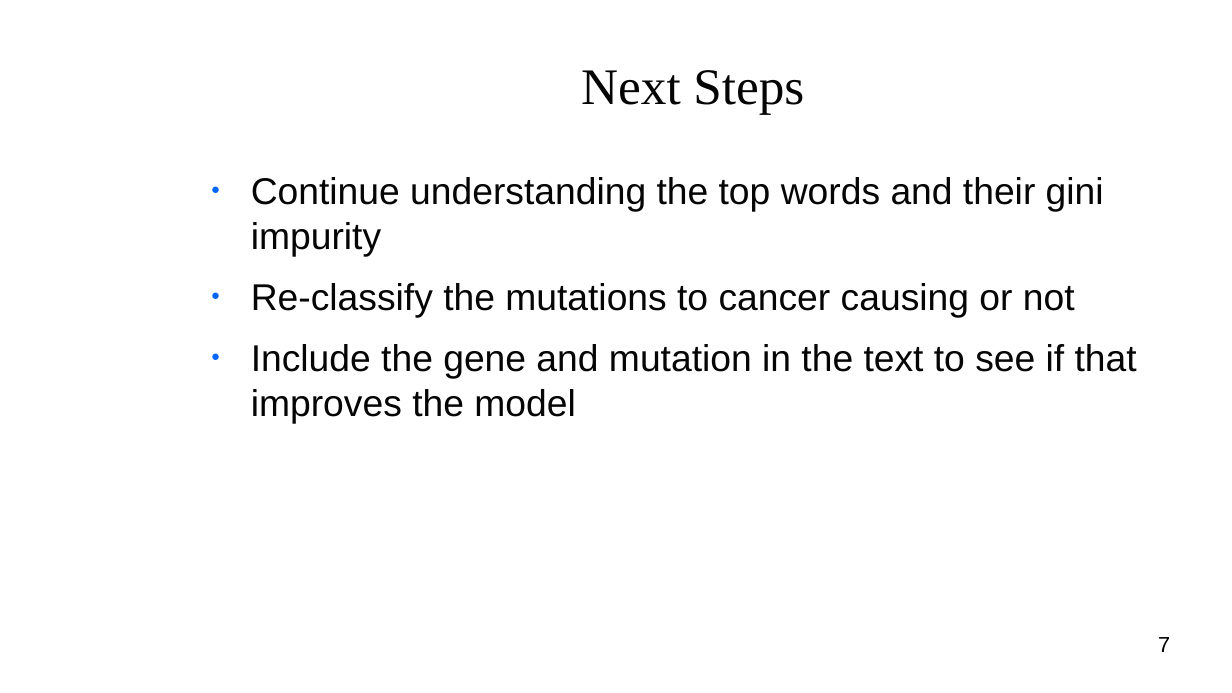
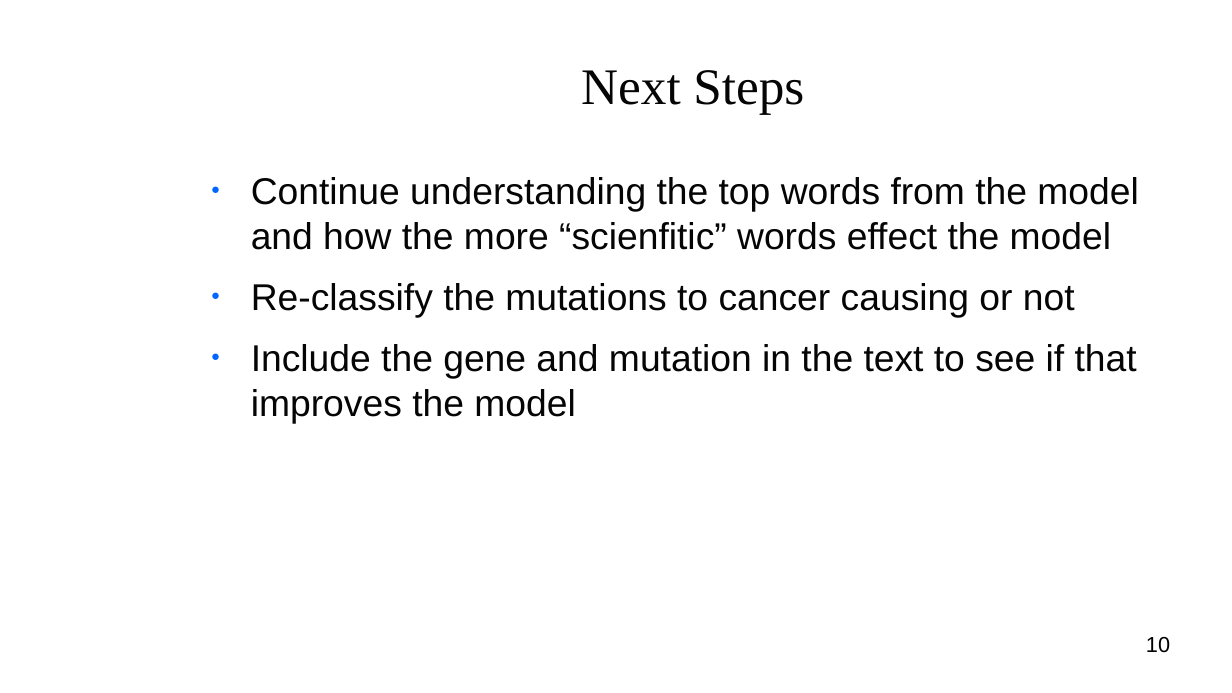
Before and after one commit to Shredder42/mutations, a slide deck: slide 10 of presentation.odp (slide 7 before the commit). Drawn at 1232x693 pixels with LibreOffice and Linux fonts; fonts in the diff are those of the drawing; background and template pictures are left out. Boxes give left, top, right and bottom in pixels: in the first picture for what was removed or moved away, otherwise in the second. Text is boxed around its words. In the diff, an @@ line names an element or a change of style, - is before the commit and + after.

```diff
--- a/presentation.odp
+++ b/presentation.odp
@@ text at bbox=[251, 177, 1138, 250]: text changed @@
-● Continue understanding the top words and their gini impurity
+● Continue understanding the top words from the model and how the more “scienfitic” words effect the model
@@ page number at bbox=[1146, 637, 1170, 653]: text changed @@
-7
+10
```
Also in this commit, not shown: 6 other slides changed, 4 slides added, 1 other file.
